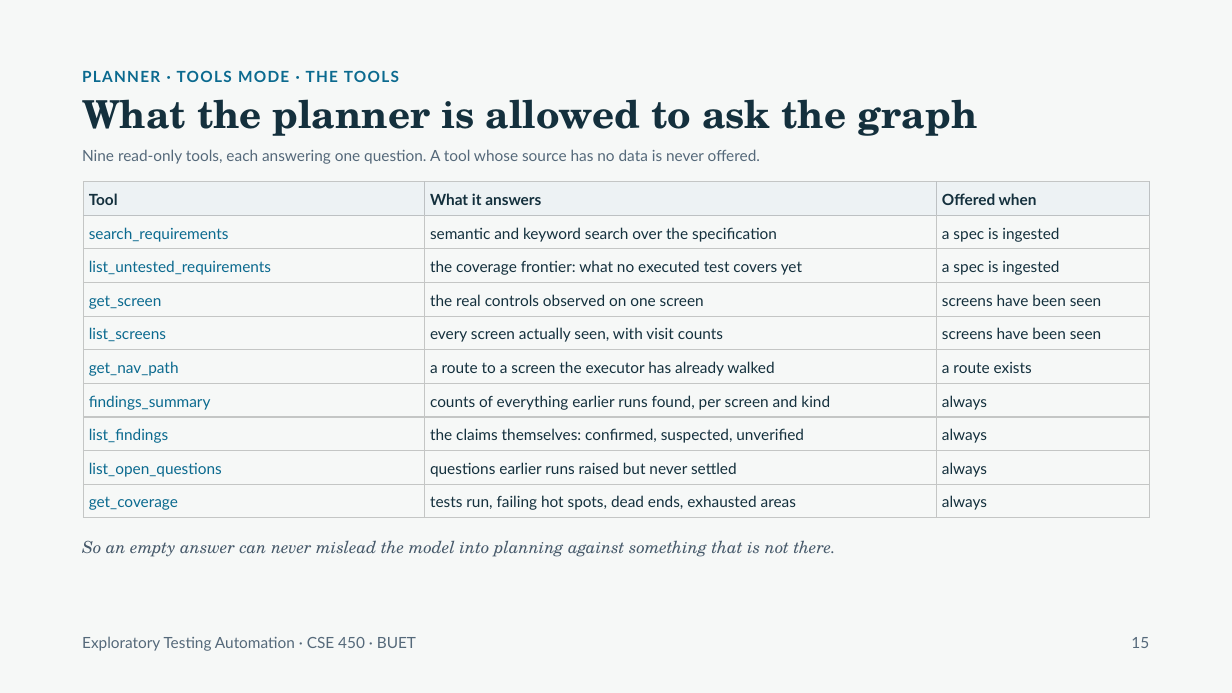
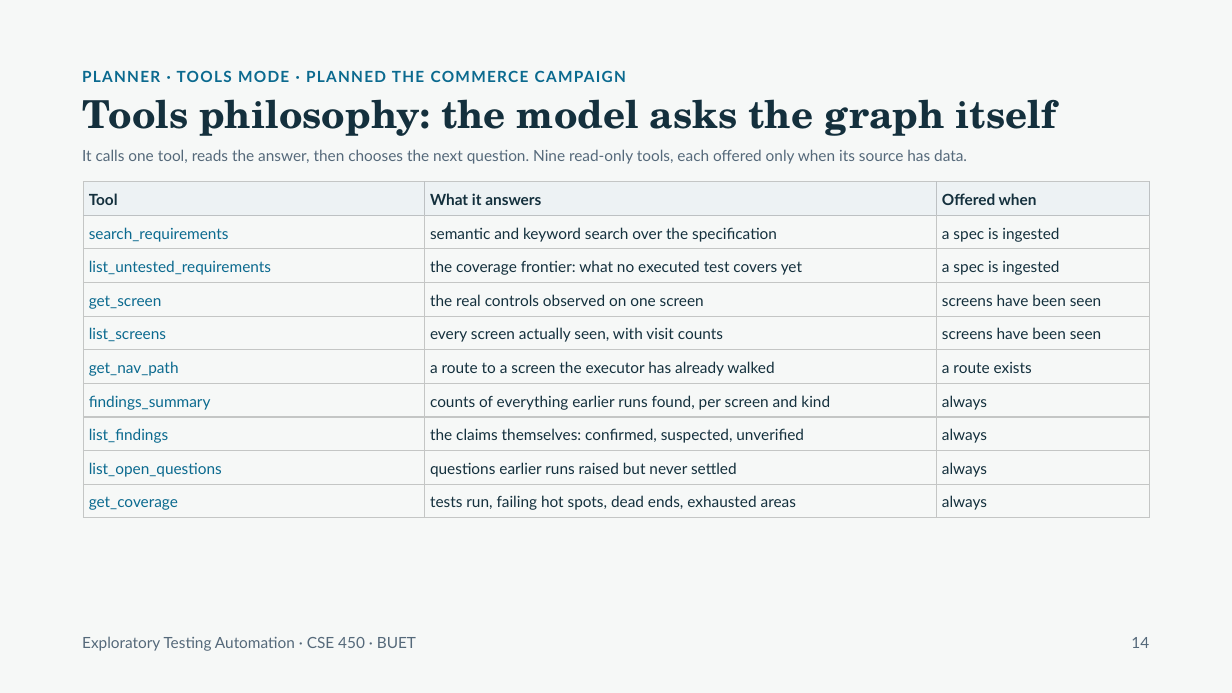
Before and after one commit to raihanrsdV1/Exploratory-Testing-Planner-Agent, a slide deck: slide 5 of presentation/split/2-Mehemud.pptx. Drawn at 1232x693 pixels with LibreOffice and Linux fonts; fonts in the diff are those of the drawing. Boxes give left, top, right and bottom in pixels: in the first picture for what was removed or moved away, otherwise in the second. Text is boxed around its words. In the diff, an @@ line names an element or a change of style, - is before the commit and + after.

Commit message:
Updated presentation slides

```diff
--- a/presentation/split/2-Mehemud.pptx
+++ b/presentation/split/2-Mehemud.pptx
@@ text at [82,70,626,82]: text changed @@
-PLANNER · TOOLS MODE · THE TOOLS
+PLANNER · TOOLS MODE · PLANNED THE COMMERCE CAMPAIGN
@@ text at [82,99,1056,136]: text changed @@
-What the planner is allowed to ask the graph
+Tools philosophy: the model asks the graph itself
@@ text at [82,149,967,164]: text changed @@
-Nine read-only tools, each answering one question. A tool whose source has no data is never offered.
+It calls one tool, reads the answer, then chooses the next question. Nine read-only tools, each offered only when its source has data.
@@ text removed at [82,540,836,557] @@
-So an empty answer can never mislead the model into planning against something that is not there.
@@ text at [1131,637,1149,648]: text changed @@
-15
+14
```
Also in this commit, not shown: 7 other slides changed, 1 slide added, 1 slide removed, 12 other files.
